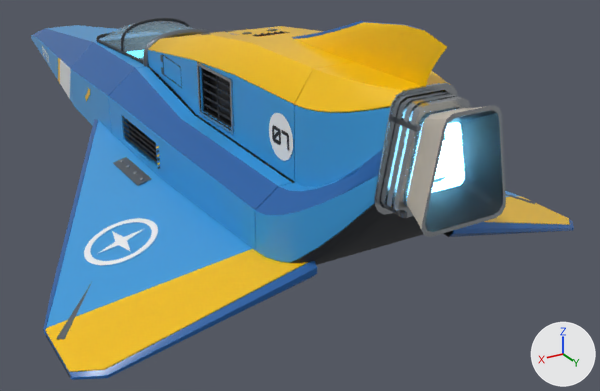
The FBX model SourceArt/TestShips/strix.fbx: old version first, new version second.
One viewpoint serves both versions: a 50 mm camera at (2.18, 5.42, 2.2) aimed at (-0.6, 0.78, -0.12). Every picture has the same lights, and +X, +Y and +Z are marked at lower right. The first picture is the older version. Where no turn or scale is listed for an object, it has been applied to the vertices. Vertices at exactly the same position are counted once.

Objects in the first picture: 'Decals.001', 'Deck_R', 'Dorsal_Fin', 'Engine_Core', 'Side_R', 'Spine_Side_R', 'Spine_Top', 'Tail_Belly', 'Tail_Ring', 'Tail_Side_R', 'Tail_Top', 'Wing_TE_R', 'Wing_Top_R' and 24 more.
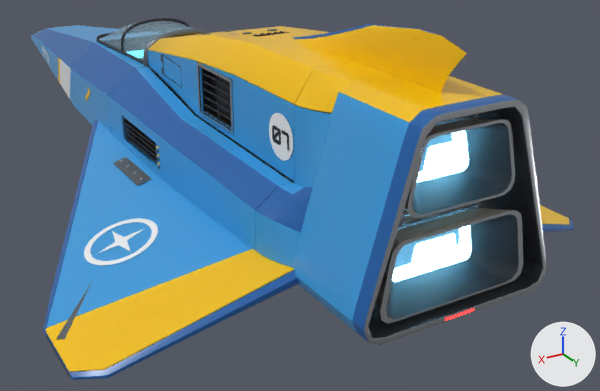
Pixel boxes (x1, y1, x2, y2) of what changed, in the pictures (600 x 391 px; the box of a moved part takes in the faces that stretch with it):
'Engine_Shroud', added
    after: (292, 74, 546, 345)
    faces in mat_strix_paint_blue (blue #3a9bdc): (292, 92, 410, 333)
    faces in mat_strix_graphite (dark grey #2b2e33): (368, 107, 543, 339)
    faces in mat_strix_paint_darkblue (blue #1d5fa6): (352, 94, 517, 345)
    faces in mat_strix_paint_yellow (yellow #f5c200): (339, 74, 503, 122)
    faces in mat_strix_metal_bright (light grey #c2c7cc): (364, 99, 546, 345)
'Engine_Core', reshaped
    before: (342, 91, 506, 237)
    after: (314, 110, 515, 219)
'Tail_Side_R', reshaped (43% narrower)
    before: (255, 105, 390, 263)
    after: (255, 105, 332, 267)
'Engine_Lower', added
    after: (376, 200, 523, 324)
    faces in mat_strix_graphite (dark grey #2b2e33): (386, 214, 519, 319)
    faces in mat_strix_emit_plasma (cyan #8fdfff, glowing cyan #8fdfff): (392, 225, 472, 282)
    faces in mat_strix_metal_bright (light grey #c2c7cc): (376, 200, 523, 324)
    faces in mat_strix_ceramic (grey #bdb6aa): (377, 208, 513, 315)
'Dorsal_Fin', reshaped (13% wider)
    before: (292, 21, 447, 87)
    after: (292, 24, 467, 93)
'Tail_Top', reshaped
    before: (295, 62, 451, 113)
    after: (295, 62, 387, 113)
'Tail_Ring', deleted
    before: (374, 82, 457, 215)
part 4 of me_tail_belly_002, moved or reshaped (not visible afterwards)
    before: (290, 204, 423, 265)
part 5 of me_engine_core, moved or reshaped (not visible afterwards)
    before: (382, 205, 407, 218)
part 6 of me_engine_core, moved or reshaped (not visible afterwards)
    before: (395, 117, 421, 132)
part 7 of me_engine_core, moved or reshaped
    before: (342, 91, 506, 237)
    after: (314, 110, 515, 219)
'Wing_Top_L', unchanged, covered by the edit
    before: (484, 191, 570, 225)
    after: (540, 205, 570, 225)
'Wing_TE_L', unchanged, covered by the edit
    before: (449, 219, 574, 237)
    after: (542, 219, 574, 232)

Patch to the scene script:
```diff
--- a/SourceArt/TestShips/strix.fbx.py
+++ b/SourceArt/TestShips/strix.fbx.py
@@ me_tail_side_r_001 @@
-me_tail_side_r_001.from_pydata(...)  # 795 vertices, 788 faces; spans x 0.166..0.551, y 2.301..2.8, z 0.406..1.184
+me_tail_side_r_001.from_pydata(...)  # 609 vertices, 598 faces; spans x 0.289..0.552, y 2.3..2.554, z 0.406..1.109
+# me_tail_side_r_001 part 1: 6 vertices moved within x 0.328..0.54, y 2.302..2.304, z 0.411..0.746; 787 vertices removed from x 0.166..0.551, y 2.301..2.8, z 0.406..1.184; 601 vertices added at x 0.289..0.552, y 2.3..2.554, z 0.406..1.109
 me_tail_side_r_001.materials.append(mat_strix_paint_blue)
@@ me_engine_core @@
-me_engine_core.from_pydata(...)  # 1538 vertices, 1286 faces; spans x -0.225..0.225, y 1.66..3.1, z 0.713..1.229
+me_engine_core.from_pydata(...)  # 1538 vertices, 1286 faces; spans x -0.285..0.285, y 1.66..3.08, z 0.7..1.153
+# me_engine_core part 5: the loose piece of 8 vertices spanning x 0.176..0.198, y 2.795..2.945, z 0.748..0.77 is moved by (-0.003, -0.02, 0.066)
+# me_engine_core part 6: the loose piece of 8 vertices spanning x 0.13..0.152, y 2.795..2.945, z 1.116..1.138 is moved by (0.042, -0.02, 0.002)
+# me_engine_core part 7: 1490 of 1538 vertices moved; they spanned x -0.225..0.225, y 1.66..3.1, z 0.721..1.229 and now span x -0.285..0.285, y 1.66..3.08, z 0.807..1.153; mean shift (0.0, -0.017, 0.015); largest move (0.141, 3.1, 0.721) -> (0.137, 3.08, 0.807)
+# other edits to the shape of me_engine_core do not show in these pictures
 me_engine_core.materials.append(mat_strix_metal)
@@ me_tail_top_002 @@
-me_tail_top_002.from_pydata(...)  # 726 vertices, 724 faces; spans x -0.337..0.337, y 2.302..2.8, z 1.087..1.247
+me_tail_top_002.from_pydata(...)  # 598 vertices, 596 faces; spans x -0.337..0.337, y 2.302..2.55, z 1.087..1.245
+# me_tail_top_002 part 2: 342 vertices moved from x -0.333..0.333, y 2.383..2.717, z 1.089..1.246 to x -0.333..0.333, y 2.362..2.549, z 1.089..1.245; 190 vertices removed from x -0.223..0.223, y 2.713..2.8, z 1.157..1.247; 62 vertices added at x -0.298..0.298, y 2.547..2.55, z 1.111..1.243
 me_tail_top_002.materials.append(mat_strix_paint_yellow)
@@ me_dorsal_fin_001 @@
-me_dorsal_fin_001.from_pydata(...)  # 168 vertices, 153 faces; spans x -0.018..0.018, y 1.629..2.921, z 1.19..1.477
+me_dorsal_fin_001.from_pydata(...)  # 168 vertices, 153 faces; spans x -0.018..0.018, y 1.63..3.036, z 1.19..1.475
+# me_dorsal_fin_001 part 3: 120 of 168 vertices moved; they spanned x -0.018..0.018, y 1.629..2.921, z 1.227..1.477 and now span x -0.018..0.018, y 1.63..3.036, z 1.227..1.475; mean shift (0.0, 0.073, -0.001); largest move (0.0, 2.921, 1.437) -> (0.0, 3.036, 1.435)
+# other edits to the shape of me_dorsal_fin_001 do not show in these pictures
 me_dorsal_fin_001.materials.append(mat_strix_paint_darkblue)
@@ me_tail_belly_002 @@
-me_tail_belly_002.from_pydata(...)  # 886 vertices, 884 faces; spans x -0.549..0.549, y 2.301..2.799, z 0.3..0.766
+me_tail_belly_002.from_pydata(...)  # 722 vertices, 720 faces; spans x -0.548..0.548, y 2.302..2.55, z 0.3..0.353
+# me_tail_belly_002 part 4: 2 vertices moved within x -0.541..0.541, y 2.303, z 0.348; 769 vertices removed from x -0.549..0.549, y 2.301..2.799, z 0.301..0.766; 605 vertices added at x -0.548..0.548, y 2.302..2.55, z 0.3..0.353
 me_tail_belly_002.materials.append(mat_strix_graphite)
@@ ob_tail_ring @@
-ob_tail_ring = bpy.data.objects.new('Tail_Ring', me_tail_ring)
@@ ob_engine_lower @@
+ob_engine_lower = bpy.data.objects.new('Engine_Lower', me_engine_lower)  # 1538 vertices, 1286 faces; spans x -0.397..0.397, y 2.24..3.08, z 0.33..0.724; in mat_strix_metal (grey #7e848b), mat_strix_graphite (dark grey #2b2e33), mat_strix_metal_bright (light grey #c2c7cc), mat_strix_emit_plasma (cyan #8fdfff, glowing cyan #8fdfff), mat_strix_ceramic (grey #bdb6aa)
+ob_engine_lower.location = (0.0, 0.0, 0.0)
@@ ob_engine_shroud @@
+ob_engine_shroud = bpy.data.objects.new('Engine_Shroud', me_engine_shroud_002)  # 1686 vertices, 1630 faces; spans x -0.505..0.505, y 2.55..3.124, z 0.3..1.245; in mat_strix_paint_blue (blue #3a9bdc), mat_strix_paint_darkblue (blue #1d5fa6), mat_strix_metal_bright (light grey #c2c7cc), mat_strix_graphite (dark grey #2b2e33), mat_strix_paint_yellow (yellow #f5c200), mat_strix_emit_red (red #ff2a2a, glowing red #ff2a2a)
+ob_engine_shroud.location = (0.0, 0.0, 0.0)
```
